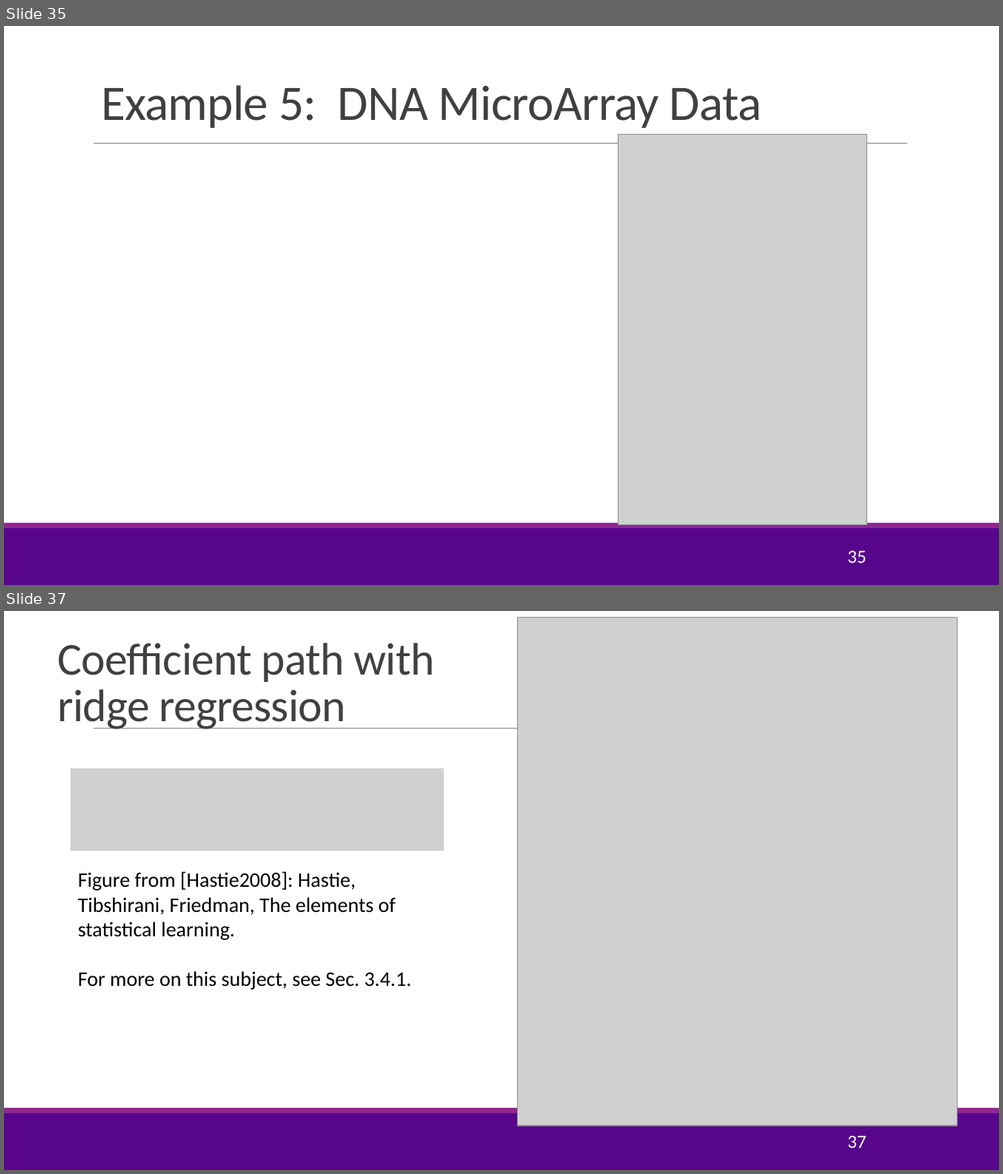
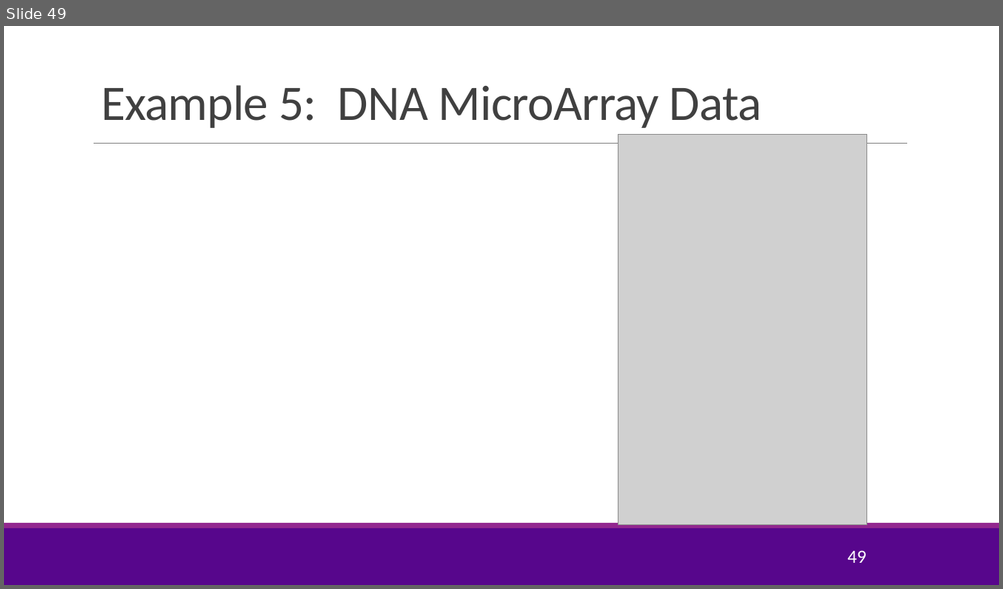
Before and after one commit to sdrangan/introml, a slide deck: lectures/Lect05_Lasso.pptx. Shown one above the other, each under a label of ours: slides 35 and 37 before the commit, slide 49 after it; the slides between them are not shown. The pictures are 1003x1174 and 1003x589 pixels, drawn with LibreOffice and Linux fonts; fonts in the diff are those of the drawing; grey boxes stand for pictures; background and template pictures are left out. Boxes give left, top, right and bottom in pixels: in the first picture for what was removed or moved away, otherwise in the second. Text is boxed around its words. In the diff, an @@ line names an element or a change of style, - is before the commit and + after.

```diff
--- a/lectures/Lect05_Lasso.pptx
+++ b/lectures/Lect05_Lasso.pptx
@@ slide 37 removed at [4,611,999,1170], background #FFFFFF; not listed: 3 template elements that a slide beside it also shows @@
@@ picture removed at [518,617,957,1127] @@
@@ title removed at [57,643,435,729] @@
-Coefficient path with ridge regression
@@ picture removed at [71,769,444,851] @@
@@ text removed at [78,871,412,990] @@
-Figure from [Hastie2008]: Hastie, Tibshirani, Friedman, The elements of statistical learning.
-For more on this subject, see Sec. 3.4.1.
@@ picture removed at [535,1021,614,1051] @@
@@ picture removed at [855,1021,944,1051] @@
@@ page number removed at [847,1136,866,1148] @@
-37
@@ what was slide 35 is now slide 49 @@
@@ page number at [847,551,866,563]: text changed @@
-35
+49
```
Also in this commit, not shown: 5 slides changed, 8 slides added, 6 other slides removed, 1 other file.
